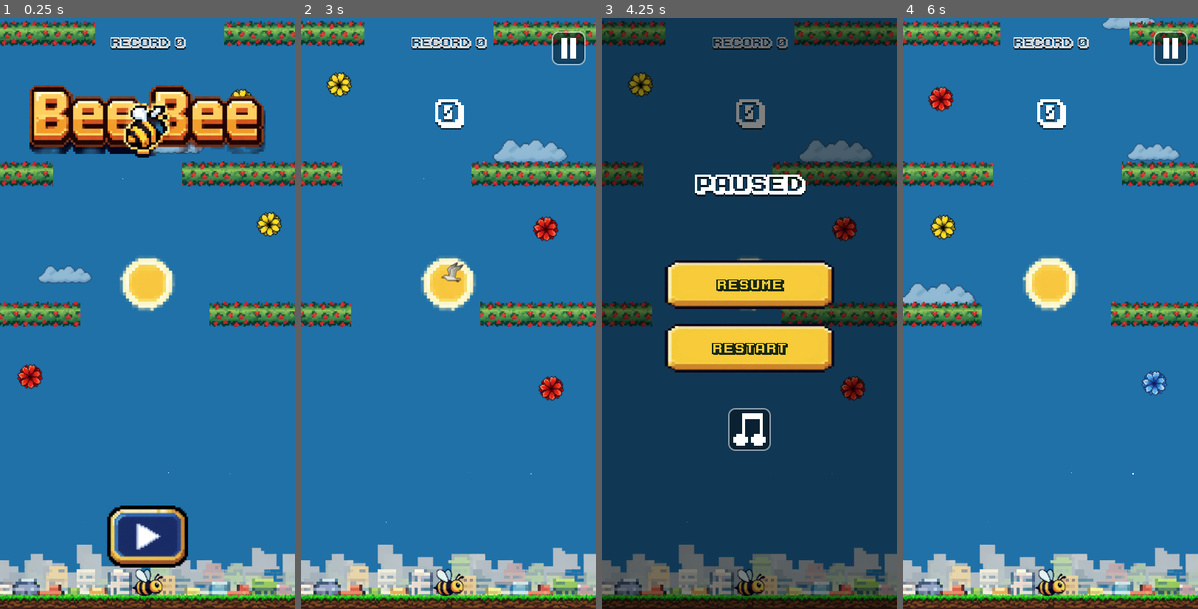
Above: before the commit, frames 1-4 (left to right).
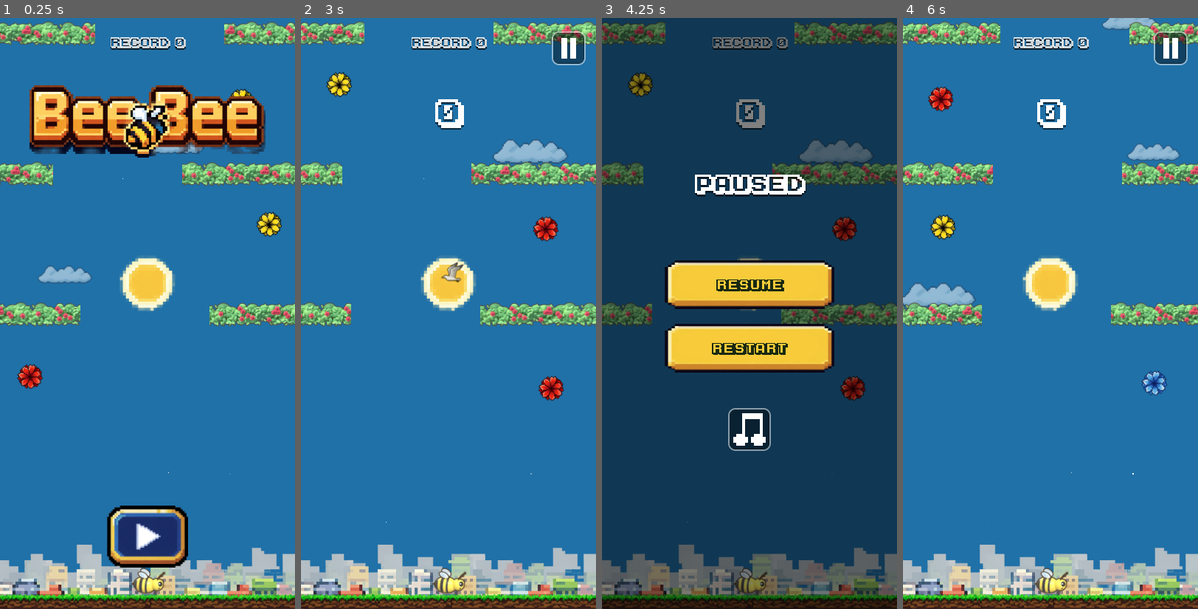
Above: after the commit, the same moments.

Repository: costanoy/bee-bee
Game: Godot game, scene res://scenes/main.tscn
Two runs of this game, one before a commit and one after it. Both use one fixed random seed, a clock stepped at 60 frames per second and the inputs below.
Inputs (mouse positions are in pixels of both pictures, inside the frame that each line leads up to):
- Up to frame 1 (0.25 s): no input
- Up to frame 2 (3 s): click (448, 538) at 0.5 s; click (448, 538) at 1.25 s; click (569, 47) at 2 s; click "Restart" at 2.75 s
- Up to frame 3 (4.25 s): click (870, 47) at 3.5 s
- Up to frame 4 (6 s): click "Restart" at 4.25 s; click (1171, 47) at 5 s; click "Restart" at 5.75 s

The runs differ from the first frame. In frame 1, 6.5% of the frame differs, in the area x 0-100%, y 0-98%; in frame 2, 6.5%; in frame 3, 4.8%; in frame 4, 6.5%.

Commit message:
TEST: 3D bee and rose hedge, modelled in Blender and pre-rendered
tools/blender/make_3d_assets.py builds a cartoon bee (striped body,
glossy eyes, antennae, translucent wings on hinged pivots) and a leafy
rose hedge from primitives, renders them in Cycles with a Freestyle ink
outline, and writes sprites: 4 flap frames + dead pose (256px, facing
left like the old art) and one seamless hedge tile (every object near
a tile edge is duplicated one period over, so the edges match).

Pre-rendered rather than real-time 3D: the game is always seen from the
side, Blender's renderer beats Godot's mobile one, and it costs nothing
on the phone. Files in art/3d/ take priority over the pixel and the
original art (bee: all four flap frames or none); delete them to go
back. The hedge reuses the pixel path's tiling bar, generalised to any
texel scale; renders import with mipmaps for clean downscaling.

Co-Authored-By: Claude Opus 5.5 <noreply@anthropic.com>

Diff:
--- a/scripts/bee.gd
+++ b/scripts/bee.gd
@@ -38,6 +38,7 @@
 const DEAD_CONTENT_W := 558.0
 
 const PixelArt := preload("res://scripts/pixel_art.gd")
+const PrerenderedArt := preload("res://scripts/prerendered_art.gd")
 
 var flap_scale_mag: float
 var dead_scale_mag: float
@@ -52,27 +53,46 @@
 	shape.shape = circle
 	add_child(shape)
 
-	# The flap only switches to pixel art once all four frames exist — a
-	# half-swapped cycle would jump between two art styles every tap.
-	var pixel_flaps: Array[Texture2D] = []
-	for i in FLAP_FRAMES.size():
-		var tex := PixelArt.texture("bee_flap_%d.png" % i)
-		if tex:
-			pixel_flaps.append(tex)
-	flap_is_pixel = pixel_flaps.size() == FLAP_FRAMES.size()
-	var pixel_dead := PixelArt.texture("bee_dead.png")
-	dead_is_pixel = pixel_dead != null
+	var visual_span := BEE_R * 2.6
+
+	# Each set (flap cycle, dead pose) picks the first complete source among
+	# the 3D renders, the pixel art, and the original art. The flap only
+	# switches once all four frames exist — a half-swapped cycle would jump
+	# between two art styles every tap.
+	var flap_frames: Array = _frame_set(PrerenderedArt, FLAP_FRAMES.size())
+	if not flap_frames.is_empty():
+		flap_scale_mag = visual_span / PrerenderedArt.BEE_CONTENT_W
+	else:
+		flap_frames = _frame_set(PixelArt, FLAP_FRAMES.size())
+		flap_is_pixel = not flap_frames.is_empty()
+		if flap_is_pixel:
+			flap_scale_mag = PixelArt.SCALE
+		else:
+			flap_frames = FLAP_FRAMES.map(func(p): return load(p))
+			flap_scale_mag = visual_span / FLAP_CONTENT_W
+
+	var dead_tex := PrerenderedArt.texture("bee_dead.png")
+	if dead_tex:
+		dead_scale_mag = visual_span / PrerenderedArt.BEE_CONTENT_W
+	else:
+		dead_tex = PixelArt.texture("bee_dead.png")
+		dead_is_pixel = dead_tex != null
+		if dead_is_pixel:
+			dead_scale_mag = PixelArt.SCALE
+		else:
+			dead_tex = load(DEAD_TEXTURE)
+			dead_scale_mag = visual_span / DEAD_CONTENT_W
 
 	var sprite_frames := SpriteFrames.new()
 	sprite_frames.add_animation("flap")
 	sprite_frames.set_animation_loop("flap", false)
 	sprite_frames.set_animation_speed("flap", 22.0)
-	for i in FLAP_FRAMES.size():
-		sprite_frames.add_frame("flap", pixel_flaps[i] if flap_is_pixel else load(FLAP_FRAMES[i]))
+	for tex in flap_frames:
+		sprite_frames.add_frame("flap", tex)
 
 	sprite_frames.add_animation("dead")
 	sprite_frames.set_animation_loop("dead", false)
-	sprite_frames.add_frame("dead", pixel_dead if dead_is_pixel else load(DEAD_TEXTURE))
+	sprite_frames.add_frame("dead", dead_tex)
 
 	sprite = AnimatedSprite2D.new()
 	sprite.sprite_frames = sprite_frames
@@ -80,11 +100,19 @@
 	sprite.frame = REST_FRAME_INDEX
 	add_child(sprite)
 
-	var visual_span := BEE_R * 2.6
-	flap_scale_mag = PixelArt.SCALE if flap_is_pixel else visual_span / FLAP_CONTENT_W
-	dead_scale_mag = PixelArt.SCALE if dead_is_pixel else visual_span / DEAD_CONTENT_W
 	sprite.scale = Vector2.ONE * flap_scale_mag
 	PixelArt.apply_filter(sprite, flap_is_pixel)
+
+
+# bee_flap_0..n-1 from `source`, or empty unless every frame exists.
+func _frame_set(source, count: int) -> Array:
+	var frames := []
+	for i in count:
+		var tex: Texture2D = source.texture("bee_flap_%d.png" % i)
+		if tex == null:
+			return []
+		frames.append(tex)
+	return frames
 
 
 func _physics_process(delta: float) -> void:
--- a/scripts/obstacle.gd
+++ b/scripts/obstacle.gd
@@ -21,10 +21,13 @@
 const VISUAL_H := 34.0
 
 const PixelArt := preload("res://scripts/pixel_art.gd")
+const PrerenderedArt := preload("res://scripts/prerendered_art.gd")
 
 static var rose_texture: Texture2D = load("res://art/rose_bush.png")
-# Pixel version: a horizontally tileable strip, repeated to any bar width.
+# Replacement versions: horizontally tileable strips, repeated to any bar
+# width. The 3D render (a test) wins over the pixel one.
 static var pixel_texture: Texture2D = PixelArt.texture("rose_bush.png")
+static var prerendered_texture: Texture2D = PrerenderedArt.texture("rose_bush.png")
 
 var gap_x: float
 var gap_width: float
@@ -52,8 +55,12 @@
 	if x2 <= x1:
 		return
 	var width := x2 - x1
+	if prerendered_texture:
+		# 3D render: same full visual height as the original art
+		_add_tiled_bar(prerendered_texture, VISUAL_H / prerendered_texture.get_height(), false, x1, x2, width)
+		return
 	if pixel_texture:
-		_add_pixel_bar(x1, x2, width)
+		_add_tiled_bar(pixel_texture, PixelArt.SCALE, true, x1, x2, width)
 		return
 
 	var sprite := Sprite2D.new()
@@ -74,22 +81,23 @@
 	add_child(sprite)
 
 
-func _add_pixel_bar(x1: float, x2: float, width: float) -> void:
-	var tile_w: int = pixel_texture.get_width()
-	var tile_h: int = pixel_texture.get_height()
-	# Whole art pixels only, rounded up — then anchored at the gap-side end
-	# so the rounding spills off-screen instead of into the gap.
-	var art_w: float = ceil(width / PixelArt.SCALE)
-	var drawn_w: float = art_w * PixelArt.SCALE
+# A horizontally tiling strip repeated to the bar's width.
+func _add_tiled_bar(tex: Texture2D, tex_scale: float, is_pixel: bool, x1: float, x2: float, width: float) -> void:
+	var tile_w: int = tex.get_width()
+	var tile_h: int = tex.get_height()
+	# Whole texels only, rounded up — then anchored at the gap-side end so
+	# the rounding spills off-screen instead of into the gap.
+	var tex_w: float = ceil(width / tex_scale)
+	var drawn_w: float = tex_w * tex_scale
 	var left: float = x1 if x1 > 0.0 else x2 - drawn_w
 
 	var sprite := Sprite2D.new()
-	sprite.texture = pixel_texture
+	sprite.texture = tex
 	sprite.centered = false
 	sprite.texture_repeat = CanvasItem.TEXTURE_REPEAT_ENABLED
 	sprite.region_enabled = true
-	sprite.region_rect = Rect2(randi() % tile_w, 0, art_w, tile_h)
-	sprite.scale = Vector2.ONE * PixelArt.SCALE
-	sprite.position = Vector2(left, (THICK - tile_h * PixelArt.SCALE) / 2.0)
-	PixelArt.apply_filter(sprite, true)
+	sprite.region_rect = Rect2(randi() % tile_w, 0, tex_w, tile_h)
+	sprite.scale = Vector2.ONE * tex_scale
+	sprite.position = Vector2(left, (THICK - tile_h * tex_scale) / 2.0)
+	PixelArt.apply_filter(sprite, is_pixel)
 	add_child(sprite)
--- /dev/null
+++ b/scripts/prerendered_art.gd
@@ -0,0 +1,20 @@
+extends RefCounted
+
+# TEST — 3D models built in Blender and pre-rendered to sprites by
+# tools/blender/make_3d_assets.py. A file in art/3d/ takes
+# priority over both the pixel and the original art; deleting the folder's
+# PNGs reverts to whatever was there before.
+
+const DIR := "res://art/3d/"
+
+# Bee renders share one fixed ortho camera on a 256px canvas. The rest
+# pose's full content width (antenna tip to stinger) is ~211px; it's sized
+# as if it were 185 so the body reads as big as the old, chunkier bee.
+const BEE_CONTENT_W := 185.0
+
+
+static func texture(file_name: String) -> Texture2D:
+	var path := DIR + file_name
+	if ResourceLoader.exists(path):
+		return load(path)
+	return null
Binary file added: art/3d/bee_dead.png
Not shown, added: art/3d/bee_dead.png.import
Binary file added: art/3d/bee_flap_0.png
Not shown, added: art/3d/bee_flap_0.png.import
Binary file added: art/3d/bee_flap_1.png
Not shown, added: art/3d/bee_flap_1.png.import
Binary file added: art/3d/bee_flap_2.png
Not shown, added: art/3d/bee_flap_2.png.import
Binary file added: art/3d/bee_flap_3.png
Not shown, added: art/3d/bee_flap_3.png.import
Binary file added: art/3d/rose_bush.png
Not shown, added: art/3d/rose_bush.png.import
(and 1 more such lines)
